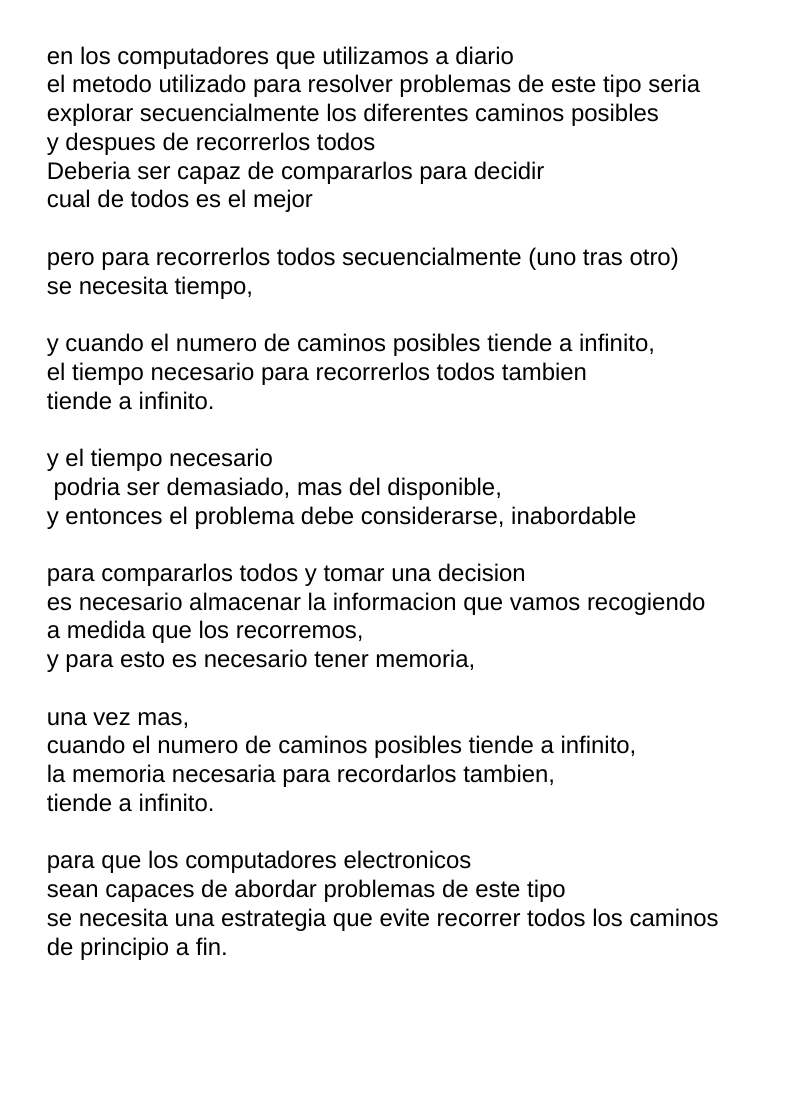
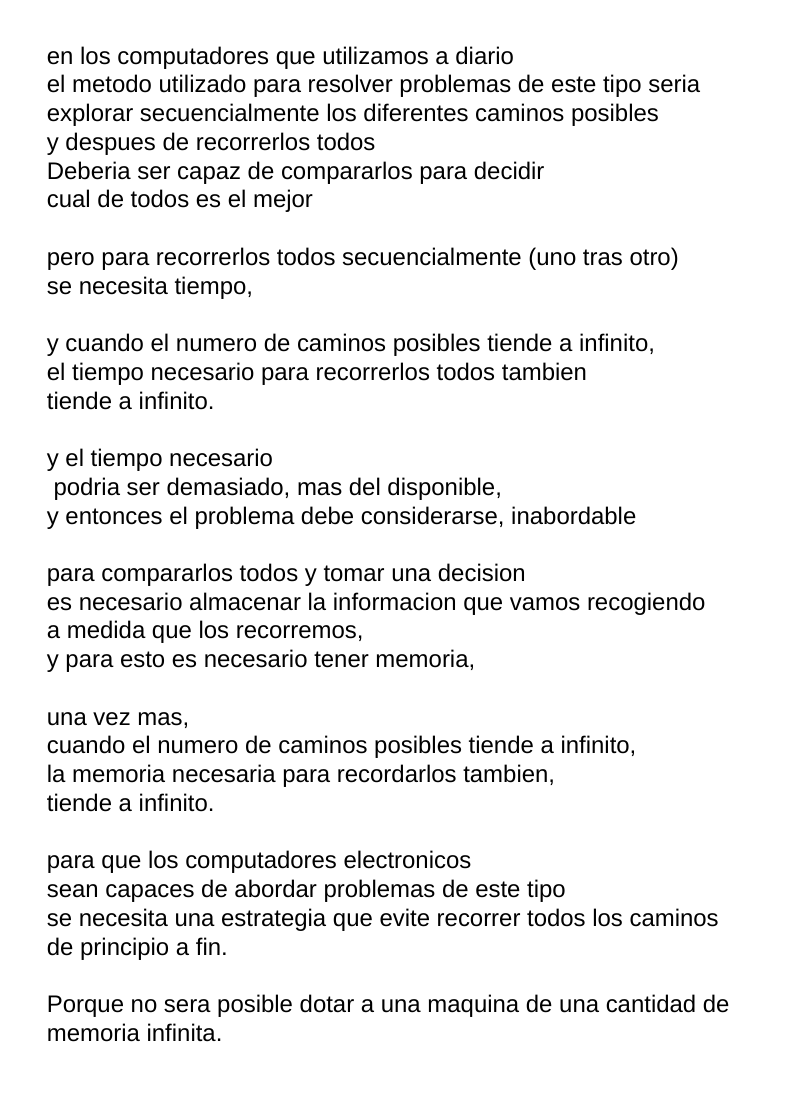
Before and after one commit to fabhrius/La-Cosa, a slide deck: slide 6 of capitulos/Potencia del sistema/Potencia del sistema.odp. Drawn at 792x1120 pixels with LibreOffice and Linux fonts; fonts in the diff are those of the drawing. Boxes give left, top, right and bottom in pixels: in the first picture for what was removed or moved away, otherwise in the second. Text is boxed around its words. In the diff, an @@ line names an element or a change of style, - is before the commit and + after.

```diff
--- a/capitulos/Potencia del sistema/Potencia del sistema.odp
+++ b/capitulos/Potencia del sistema/Potencia del sistema.odp
@@ text at (47, 994, 730, 1042): paragraph added @@
+Porque no sera posible dotar a una maquina de una cantidad de memoria infinita.
```
Also in this commit, not shown: 2 other slides changed, 3 other files.
